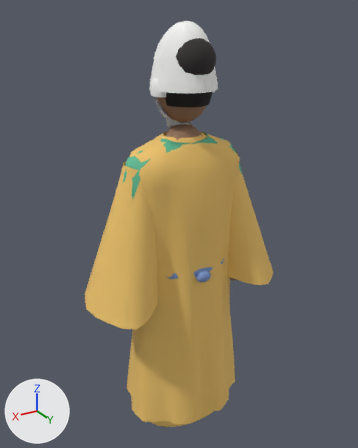
A saved change to the Blender file assets-src/character_rig_v5.blend.
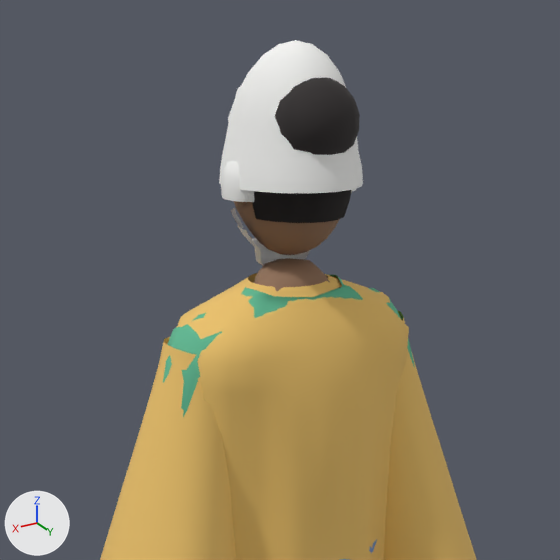
Old and new are each drawn whole from a camera (50 mm lens) standing at (1.111, 1.823, 2.089) and looking at (-0.019, -0.059, 1.148) and again close up on the part from 13% to 87% of the width and 0% to 60% of the height. Arrows for +X, +Y and +Z are at lower left; the lights stay in place. The first two pictures are the older version.

Objects in the first close-up: 'Beard', 'Cloth_Boubou', 'Cloth_Headwrap', 'Cloth_Tee', 'DR_Body', 'Hair_Puff' and 1 more.
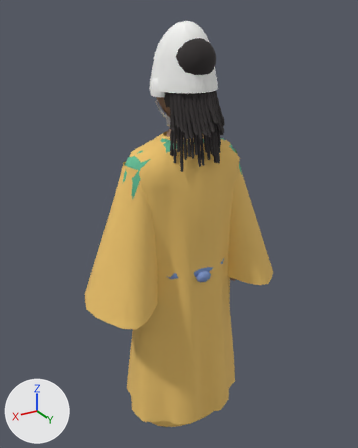
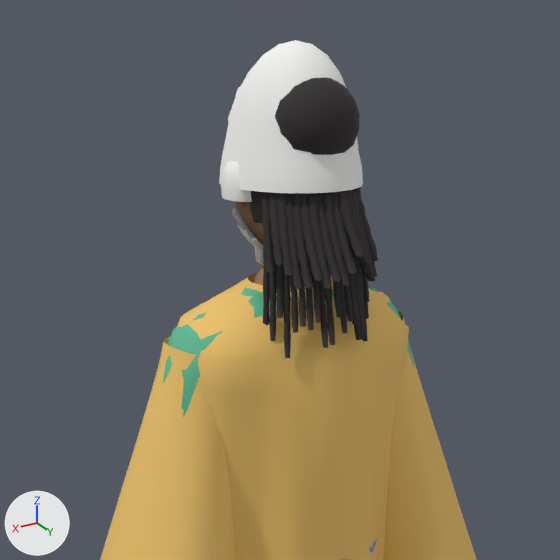
The change, as a list of edits to the scene's bpy script:
```text
Add me_hair_locs:
    me_hair_locs.from_pydata(...)  # 964 vertices, 886 faces; spans x -0.123..0.125, y -0.125..0.227, z 1.624..1.949
    me_hair_locs.polygons.foreach_set('use_smooth', [True] * 886)
    me_hair_locs.materials.append(mat_hair)  # dark grey #302c2c
Add me_hair_braids:
    me_hair_braids.from_pydata(...)  # 1144 vertices, 1050 faces; spans x -0.121..0.122, y -0.122..0.205, z 1.484..1.947
    me_hair_braids.polygons.foreach_set('use_smooth', [True] * 1050)
    me_hair_braids.materials.append(mat_hair)  # dark grey #302c2c
Add ob_hair_locs:
    ob_hair_locs = bpy.data.objects.new('Hair_Locs', me_hair_locs)
    ob_hair_locs.location = (0.0, 0.0, 0.0)
Add ob_hair_braids:
    ob_hair_braids = bpy.data.objects.new('Hair_Braids', me_hair_braids)
    ob_hair_braids.location = (0.0, 0.0, 0.0)
```

Where the change shows, as pixel boxes (x1, y1, x2, y2) in the close-ups (560 x 560 px):
'Hair_Locs', added
    after: (250, 187, 378, 289)
'Hair_Braids', added
    after: (263, 193, 369, 358)
'DR_Body', unchanged, covered by the edit
    before: (234, 201, 339, 291)
    after: (234, 201, 313, 285)
